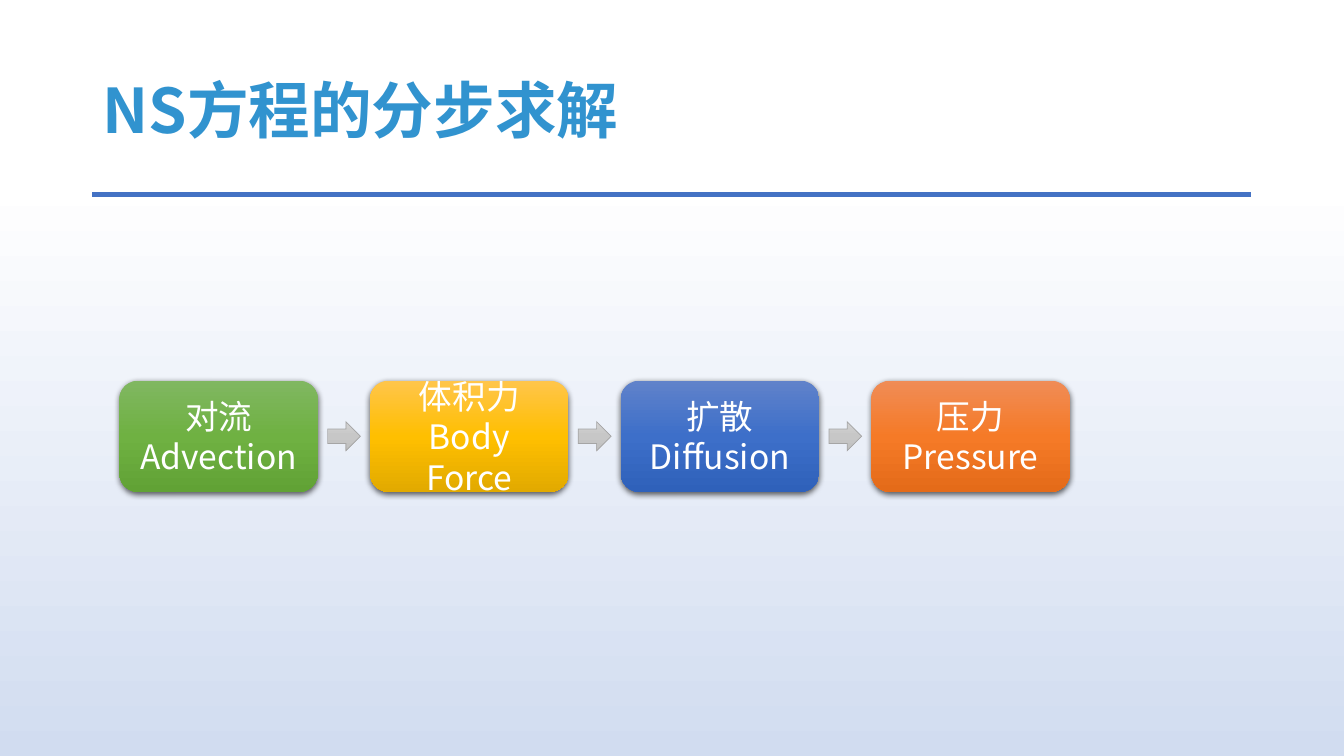
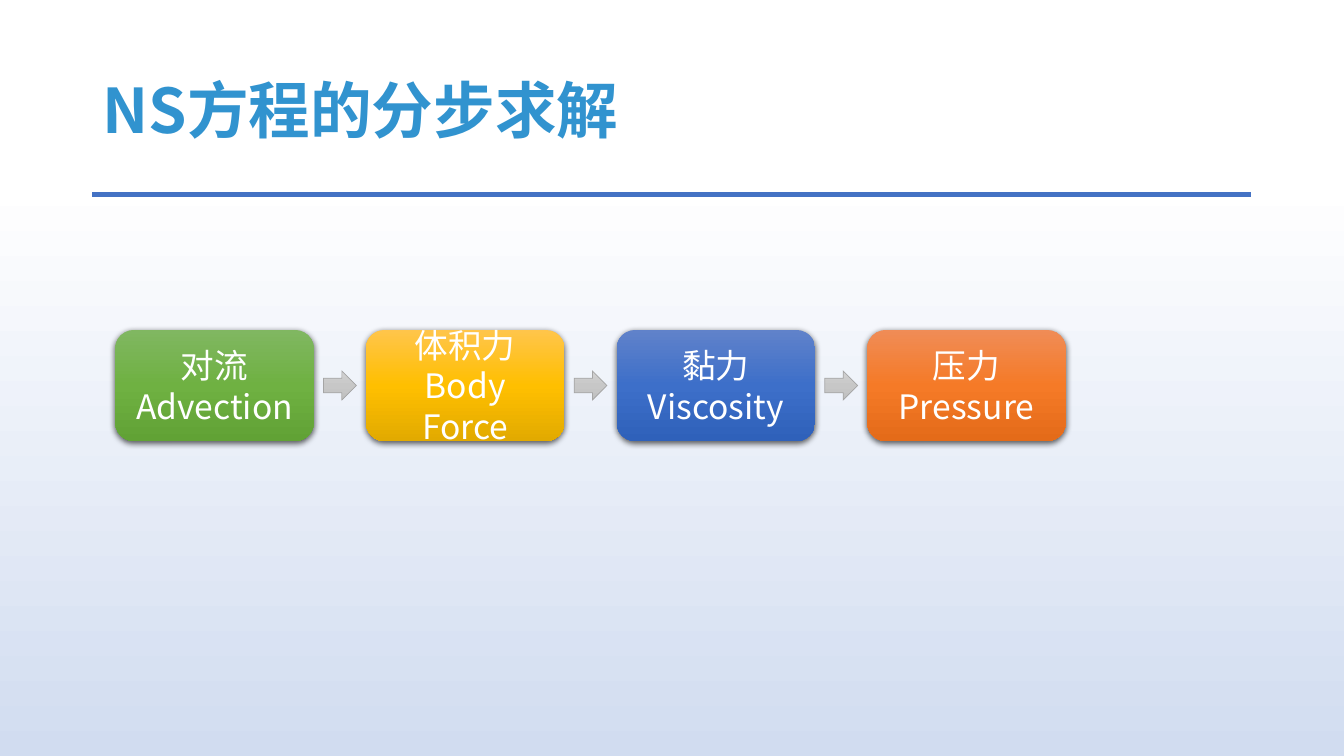
Before and after one commit to answerear/UnityFluid, a slide deck: slide 15 of doc/流体模拟入门分享.pptx (slide 16 before the commit). Drawn at 1344x756 pixels with LibreOffice and Linux fonts; fonts in the diff are those of the drawing; grey boxes stand for pictures. Boxes give left, top, right and bottom in pixels: in the first picture for what was removed or moved away, otherwise in the second. Text is boxed around its words. In the diff, an @@ line names an element or a change of style, - is before the commit and + after.

```diff
--- a/doc/流体模拟入门分享.pptx
+++ b/doc/流体模拟入门分享.pptx
@@ 4 rounded rectangles, 3 right arrows: place and size @@
-4 rounded rectangles, 3 right arrows at (120,381,1070,492)
+4 rounded rectangles, 3 right arrows at (115,330,1066,441)
@@ text in rounded rectangle at (648,350,784,427): text changed @@
-扩散
-Diffusion
+黏力
+Viscosity
```
Also in this commit, not shown: 4 other slides changed, 10 slides added, 2 slides removed.
